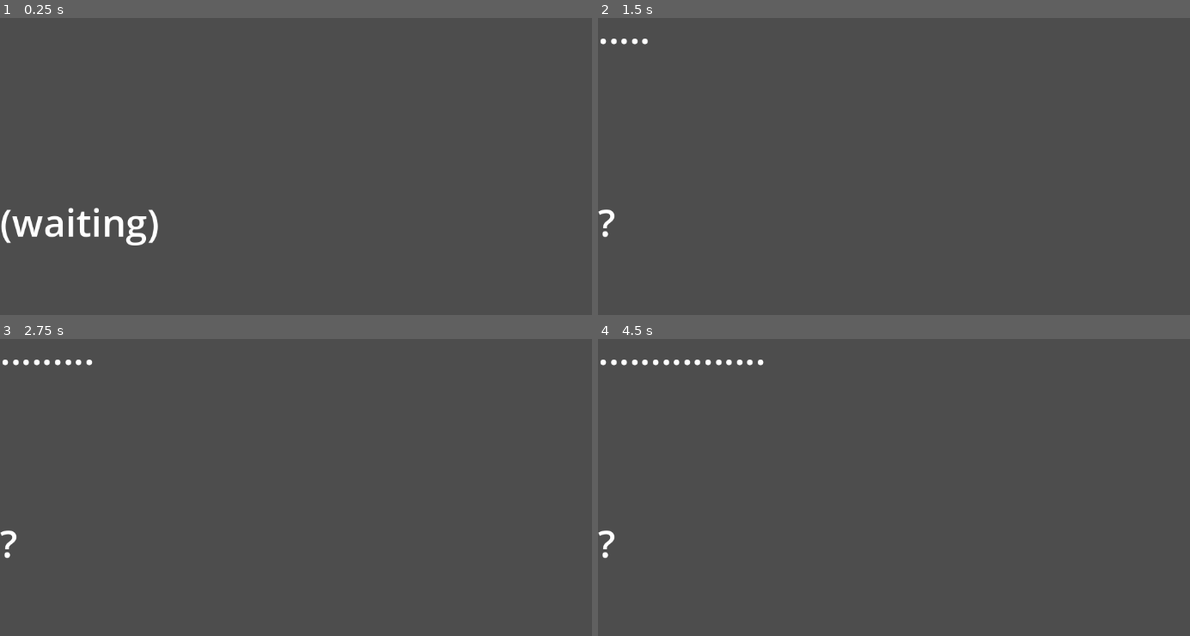
Above: before the commit, frames 1-4 (two rows, left to right).
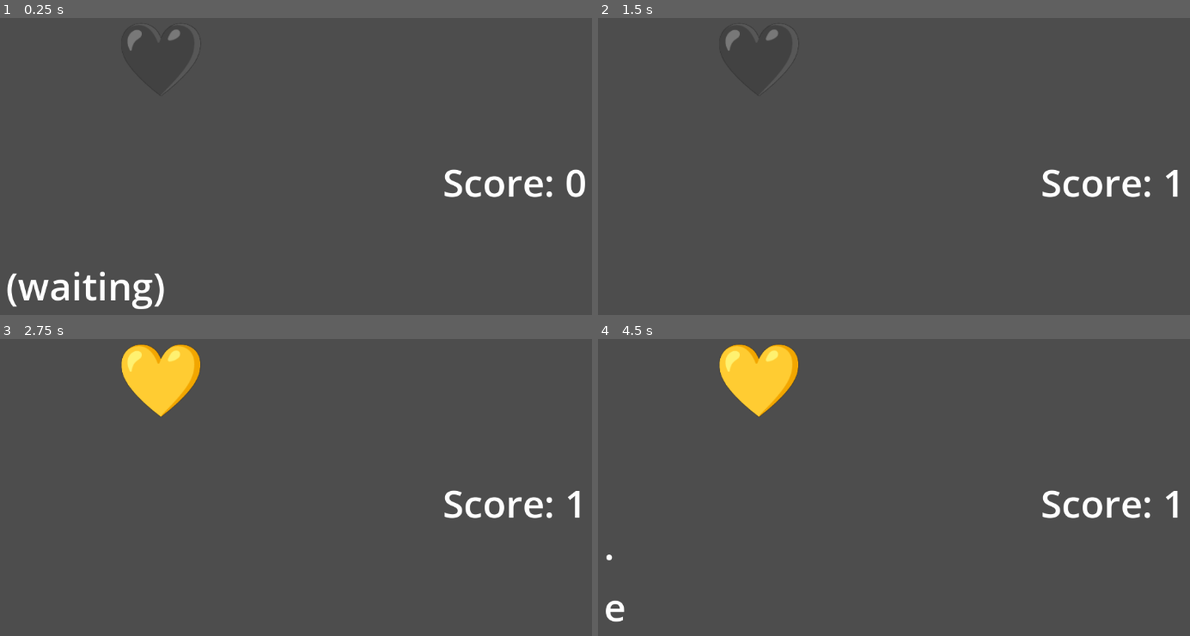
Above: after the commit, the same moments.

Repository: LucasFASouza/loophole
Game: Godot game, scene res://game.tscn
Two runs of this game, one before a commit and one after it. Both use one fixed random seed, a clock stepped at 60 frames per second and the inputs below. Before the commit the project starts from res://morse_receiver.tscn.
Inputs:
- Up to frame 1 (0.25 s): no input
- Up to frame 2 (1.5 s): tap Enter (ui_accept) at 0.5, 0.77, 0.8, 1.07, 1.35 s; tap Space (morse_input, bound only after the commit) at 0.6 s
- Up to frame 3 (2.75 s): tap Enter (ui_accept) at 1.52, 1.82, 2.3 s; tap Space (morse_input, bound only after the commit) at 1.55, 2.1 s
- Up to frame 4 (4.5 s): tap Space (morse_input, bound only after the commit) at 2.85, 4.35 s; tap Enter (ui_accept) at 3.02, 3.32, 3.6, 3.77, 4.07 s; tap Escape (morse_cancel, bound only after the commit) at 4.15 s

The runs differ from the first frame. In frame 1, 3.2% of the frame differs, in the area x 0-99%, y 4-98%; in frame 2, 1.1%; in frame 3, 3.3%; in frame 4, 3.5%, in the area x 0-98%, y 1-96%.

Commit message:
prototype ready

Diff:
--- /dev/null
+++ b/game.gd
@@ -0,0 +1,66 @@
+extends Node2D
+
+const DIRECTIONS = ["N", "E", "S", "W"]
+
+const MAP = {
+	"N": "COAST",
+	"E": "LIGHT",
+	"S": "PORT",
+	"W": "RIVER"
+}
+
+const MISSPELLINGS = {
+	"N": ["COST", "COSTA", "COASTS", "CAOST", "COATS"],
+	"E": ["LHOUSE", "LITE", "LIT", "LIHGT", "LGHT"],
+	"S": ["POTR", "PRTO", "PORTS", "POTRS", "POR"],
+	"W": ["RIEVR", "RIVR", "RIVAR", "RIO", "RIVIERA"]
+}
+
+var boat = {
+	"course": "",
+	"is_legit": 1,
+	"mispelling": "",
+}
+
+@onready var morse_receiver: Node2D = $MorseReceiver
+@onready var morse_encoder: Node2D = $MorseEncoder
+@onready var score_label: Label = $Score
+
+var score := 0
+
+func _ready() -> void:
+	get_new_boat()
+
+func get_new_boat() -> void:
+	"""
+	Creates a new boat with a random course and legitimacy.
+	"""
+	boat = {
+		"course": DIRECTIONS[randi() % DIRECTIONS.size()],
+		"is_legit": randi() % 2 == 0,
+		"mispelling": ""
+	}
+
+	if not boat.is_legit:
+		boat.mispelling = MISSPELLINGS[boat.course][randi() % MISSPELLINGS[boat.course].size()]
+
+	morse_encoder.message = get_boat_message()
+	morse_encoder.start_encoding()
+
+func get_boat_message():
+	if boat.is_legit:
+		return MAP[boat.course]
+	else:
+		return boat.mispelling
+
+func _confirm_input_message(input: String) -> void:
+	print("Game received input: ", input)
+	if input.to_upper() == boat.course:
+		score += 1
+		score_label.text = "Score: " + str(score)
+		print("Correct input! Score: ", score)
+	else:
+		print("Incorrect input. Expected: ", boat.course, ", but got: ", input)
+
+	morse_receiver.reset_input()
+	get_new_boat()
--- /dev/null
+++ b/game.tscn
@@ -0,0 +1,23 @@
+[gd_scene load_steps=4 format=3 uid="uid://duhnj0hy56kkh"]
+
+[ext_resource type="Script" uid="uid://katocsapg1ht" path="res://game.gd" id="1_80nbo"]
+[ext_resource type="PackedScene" uid="uid://cwliuq1qo2mpa" path="res://morse_receiver.tscn" id="2_e2o6t"]
+[ext_resource type="PackedScene" uid="uid://c5np808a7uc7b" path="res://morse_encoder.tscn" id="3_feb5d"]
+
+[node name="Game" type="Node2D"]
+script = ExtResource("1_80nbo")
+
+[node name="MorseReceiver" parent="." instance=ExtResource("2_e2o6t")]
+position = Vector2(10, 444)
+
+[node name="MorseEncoder" parent="." instance=ExtResource("3_feb5d")]
+
+[node name="Score" type="Label" parent="."]
+offset_left = 743.0
+offset_top = 373.0
+offset_right = 931.0
+offset_bottom = 461.0
+theme_override_font_sizes/font_size = 64
+text = "Score: 0"
+
+[connection signal="confirm_pressed" from="MorseReceiver" to="." method="_confirm_input_message"]
--- a/globals/morse_translator.gd
+++ b/globals/morse_translator.gd
@@ -49,9 +49,9 @@
 	example: "SOS" -> "... / --- / ..."
 	"""
 	var result = []
-	for char in ascii_text.to_upper():
-		if ascii_to_morse_dict.has(char):
-			result.append(ascii_to_morse_dict[char])
+	for charac in ascii_text.to_upper():
+		if ascii_to_morse_dict.has(charac):
+			result.append(ascii_to_morse_dict[charac])
 		else:
 			result.append("?")
 	return "/".join(result).strip_edges()
--- a/morse_encoder.gd
+++ b/morse_encoder.gd
@@ -1,4 +1,4 @@
-extends Node
+extends Node2D
 
 const encoding_lengths = {
 	"BETWEEN_LETTERS": 3,
@@ -17,6 +17,10 @@
 func _ready():
 	bulb.text = "WAIT"
 
+func start_encoding():
+	cycle_counter = 0
+	bulb.text = "🖤"
+
 	var morse_message = MorseTranslator.ascii_to_morse(message)
 
 	const char_lengths = {
@@ -32,13 +36,11 @@
 		wave_fn.append(0)
 
 	wave_fn.append_array([0, 0, 0, 0, 0, 0, 0, 0, 0, 0])
-	print("morse wave fn: ", wave_fn)
+
 	clk.start()
-
 
 func _on_clock_timeout() -> void:
 	bulb.text = "💛" if wave_fn[cycle_counter] else "🖤"
-	print("on")
 	cycle_counter += 1
 	if cycle_counter == wave_fn.size() - 1:
 		cycle_counter = 0
--- a/morse_encoder.tscn
+++ b/morse_encoder.tscn
@@ -1,8 +1,8 @@
-[gd_scene load_steps=2 format=3 uid="uid://dwop21mu2vyea"]
+[gd_scene load_steps=2 format=3 uid="uid://c5np808a7uc7b"]
 
 [ext_resource type="Script" uid="uid://db6hmp34osh4m" path="res://morse_encoder.gd" id="1_gbc8i"]
 
-[node name="morse_encoder" type="Node"]
+[node name="MorseEncoder" type="Node2D"]
 script = ExtResource("1_gbc8i")
 
 [node name="Bulb" type="Label" parent="."]
--- a/morse_receiver.gd
+++ b/morse_receiver.gd
@@ -1,19 +1,32 @@
-extends Node
+extends Node2D
 
-const TIME_DASH := 0.5
+const TIME_DASH := 0.9
+const RESET_TIMER := 5.0
 
 @onready var writting: Label = %Writting
 @onready var meaning: Label = %Meaning
 @onready var dash_timer: Timer = $DashTimer
+@onready var reset_timer: Timer = $ResetTimer
+
+var input_text:= ""
+
+signal confirm_pressed(input: String)
 
 func _process(_delta: float) -> void:
-	if Input.is_action_just_pressed("ui_accept"):
+	if Input.is_action_just_pressed("morse_input"):
 		writting.text += "."
 		dash_timer.start(TIME_DASH)
+		reset_timer.stop()
 
-	if Input.is_action_just_released("ui_accept"):
+	if Input.is_action_just_released("morse_input"):
 		dash_timer.stop()
 		_verify_morse_code()
+		reset_timer.start(RESET_TIMER)
+
+	if Input.is_action_just_pressed("morse_cancel"):
+		reset_input()
+	if Input.is_action_just_pressed("morse_confirm"):
+		confirm_pressed.emit(input_text)
 
 func _on_dash_timeout() -> void:
 	if writting.text.length() > 0:
@@ -22,4 +35,18 @@
 
 func _verify_morse_code() -> void:
 	if writting.text.length() > 0:
-		meaning.text = MorseTranslator.morse_to_ascii(writting.text)
+		input_text = MorseTranslator.morse_to_ascii(writting.text)
+		meaning.text = input_text
+
+func _on_reset_timer_timeout() -> void:
+	reset_input()
+
+func reset_input() -> void:
+	"""
+	Resets the input fields.
+	"""
+	writting.text = ""
+	meaning.text = ""
+	input_text = ""
+	dash_timer.stop()
+	reset_timer.stop()
--- a/morse_receiver.tscn
+++ b/morse_receiver.tscn
@@ -2,36 +2,28 @@
 
 [ext_resource type="Script" uid="uid://bqqx2goac5i4s" path="res://morse_receiver.gd" id="1_uptnt"]
 
-[node name="MorseReceiver" type="CanvasLayer"]
+[node name="MorseReceiver" type="Node2D"]
 script = ExtResource("1_uptnt")
 
 [node name="DashTimer" type="Timer" parent="."]
 
-[node name="VBoxContainer" type="VBoxContainer" parent="."]
-anchors_preset = 15
-anchor_right = 1.0
-anchor_bottom = 1.0
-grow_horizontal = 2
-grow_vertical = 2
-size_flags_horizontal = 3
-size_flags_vertical = 3
-metadata/_edit_use_anchors_ = true
+[node name="ResetTimer" type="Timer" parent="."]
 
-[node name="Writting" type="Label" parent="VBoxContainer"]
+[node name="Writting" type="Label" parent="."]
 unique_name_in_owner = true
-layout_mode = 2
+offset_right = 1152.0
+offset_bottom = 88.0
 size_flags_vertical = 6
 theme_override_font_sizes/font_size = 64
 
-[node name="Meaning" type="Label" parent="VBoxContainer"]
+[node name="Meaning" type="Label" parent="."]
 unique_name_in_owner = true
-layout_mode = 2
+offset_top = 103.0
+offset_right = 1152.0
+offset_bottom = 191.0
 size_flags_vertical = 6
 theme_override_font_sizes/font_size = 64
 text = "(waiting)"
 
-[node name="Buttons" type="HBoxContainer" parent="VBoxContainer"]
-layout_mode = 2
-theme_override_constants/separation = 170
-
 [connection signal="timeout" from="DashTimer" to="." method="_on_dash_timeout"]
+[connection signal="timeout" from="ResetTimer" to="." method="_on_reset_timer_timeout"]
--- a/project.godot
+++ b/project.godot
@@ -11,7 +11,7 @@
 [application]
 
 config/name="loophole"
-run/main_scene="uid://cwliuq1qo2mpa"
+run/main_scene="uid://duhnj0hy56kkh"
 config/features=PackedStringArray("4.4", "GL Compatibility")
 config/icon="res://icon.svg"
 
@@ -19,6 +19,24 @@
 
 MorseTranslator="*res://globals/morse_translator.gd"
 
+[input]
+
+morse_input={
+"deadzone": 0.2,
+"events": [Object(InputEventKey,"resource_local_to_scene":false,"resource_name":"","device":-1,"window_id":0,"alt_pressed":false,"shift_pressed":false,"ctrl_pressed":false,"meta_pressed":false,"pressed":false,"keycode":0,"physical_keycode":32,"key_label":0,"unicode":32,"location":0,"echo":false,"script":null)
+]
+}
+morse_confirm={
+"deadzone": 0.2,
+"events": [Object(InputEventKey,"resource_local_to_scene":false,"resource_name":"","device":-1,"window_id":0,"alt_pressed":false,"shift_pressed":false,"ctrl_pressed":false,"meta_pressed":false,"pressed":false,"keycode":0,"physical_keycode":4194309,"key_label":0,"unicode":0,"location":0,"echo":false,"script":null)
+]
+}
+morse_cancel={
+"deadzone": 0.2,
+"events": [Object(InputEventKey,"resource_local_to_scene":false,"resource_name":"","device":-1,"window_id":0,"alt_pressed":false,"shift_pressed":false,"ctrl_pressed":false,"meta_pressed":false,"pressed":false,"keycode":0,"physical_keycode":4194305,"key_label":0,"unicode":0,"location":0,"echo":false,"script":null)
+]
+}
+
 [rendering]
 
 renderer/rendering_method="gl_compatibility"
Not shown, added: game.gd.uid
Not shown, added: game.tscn5470036913.tmp
